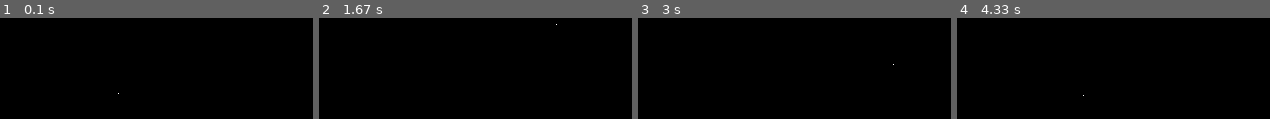
Above: before the commit, frames 1-4 (left to right).
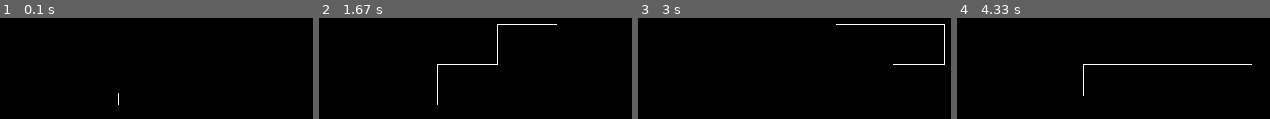
Above: after the commit, the same moments.

Repository: BucSy/pygame_
Game: pygame game, started from game.py
Same seed, same stepped clock (60 frames per second), same inputs: the game is played once before the commit and once after it.
Inputs:
- Up to frame 1 (0.1 s): no input
- Up to frame 2 (1.67 s): hold Right 0.33-0.8 s; hold Up 0.83-1.13 s; hold Right 1.17-1.63 s
- Up to frame 3 (3 s): hold Down 2.23-2.53 s; hold Left 2.57-2.97 s
- Up to frame 4 (4.33 s): hold Down from 4.07 s (still down)

The runs differ from the first frame. In frame 1, less than 0.1% of the frame differs, in the area x 37-39%, y 75-87%; in frame 2, 0.6%, in the area x 37-76%, y 5-87%; in frame 3, 0.6%; in frame 4, 0.6%.

Commit message:
Added player class with move

Diff:
--- a/game.py
+++ b/game.py
@@ -1,26 +1,46 @@
 import pygame
 
-UP = (0, -1)
-DOWN = (0, 1)
-LEFT = (-1, 0)
-RIGHT = (1, 0)
+class Worm:
 
-class MovingPixel:
-    def __init__(self, x, y):
+    def __init__(self, surface, x, y, length):
+        self.surface = surface
         self.x = x
         self.y = y
-        self.hdir = 0
-        self.vdir = -1
+        self.length = length
+        self.dir_x = 0
+        self.dir_y = -1
+        self.body = []
+        self.crashed = False
 
-    def direction(self, dir):
-        self.hdir, self.vdir = dir
+    def key_event(self, event):
+        if event.key == pygame.K_UP:
+            self.dir_x = 0
+            self.dir_y = -1
+        elif event.key == pygame.K_DOWN:
+            self.dir_x = 0
+            self.dir_y = 1
+        elif event.key == pygame.K_LEFT:
+            self.dir_x = -1
+            self.dir_y = 0
+        elif event.key == pygame.K_RIGHT:
+            self.dir_x = 1
+            self.dir_y = 0
 
     def move(self):
-        self.x += self.hdir
-        self.y += self.vdir
+        self.x += self.dir_x
+        self.y += self.dir_y
 
-    def draw(self, surface):
-        surface.set_at((self.x, self.y), (255, 255, 255))
+        if (self.x, self.y) in self.body:
+            self.crashed = True
+
+        self.body.insert(0, (self.x, self.y))
+
+        if len(self.body) > self.length:
+            self.body.pop()
+
+    def draw(self):
+        for x, y in self.body:
+            self.surface.set_at((x, y), (255, 255, 255))
 
 width = 640
 height = 400
@@ -32,30 +52,22 @@
 roundedWidth = int(round(width / 2))
 roundedHeight = int(round(height / 2))
 
-pix = MovingPixel(roundedWidth, roundedHeight)
+w = Worm(screen, roundedWidth, roundedHeight, 200)
 
 while running:
-    pix.move()
+    screen.fill((0, 0, 0))
+    w.move()
+    w.draw()
 
-    if pix.x <= 0 or pix.x >= width or pix.y <= 0 or pix.y >= height:
-        print("Crash!")
+    if w.crashed or w.x <= 0 or w.x >= width -1 or w.y <= 0 or w.y >= height - 1:
+        print ("Crash!")
         running = False
-
-    screen.fill((0, 0, 0))
-    pix.draw(screen)
 
     for event in pygame.event.get():
         if event.type == pygame.QUIT:
             running = False
         elif event.type == pygame.KEYDOWN:
-            if event.key == pygame.K_UP:
-                pix.direction(UP)
-            elif event.key == pygame.K_DOWN:
-                pix.direction(DOWN)
-            elif event.key == pygame.K_LEFT:
-                pix.direction(LEFT)
-            elif event.key == pygame.K_RIGHT:
-                pix.direction(RIGHT)
+            w.key_event(event)
 
     pygame.display.flip()
-    clock.tick(120)
+    clock.tick(240)
